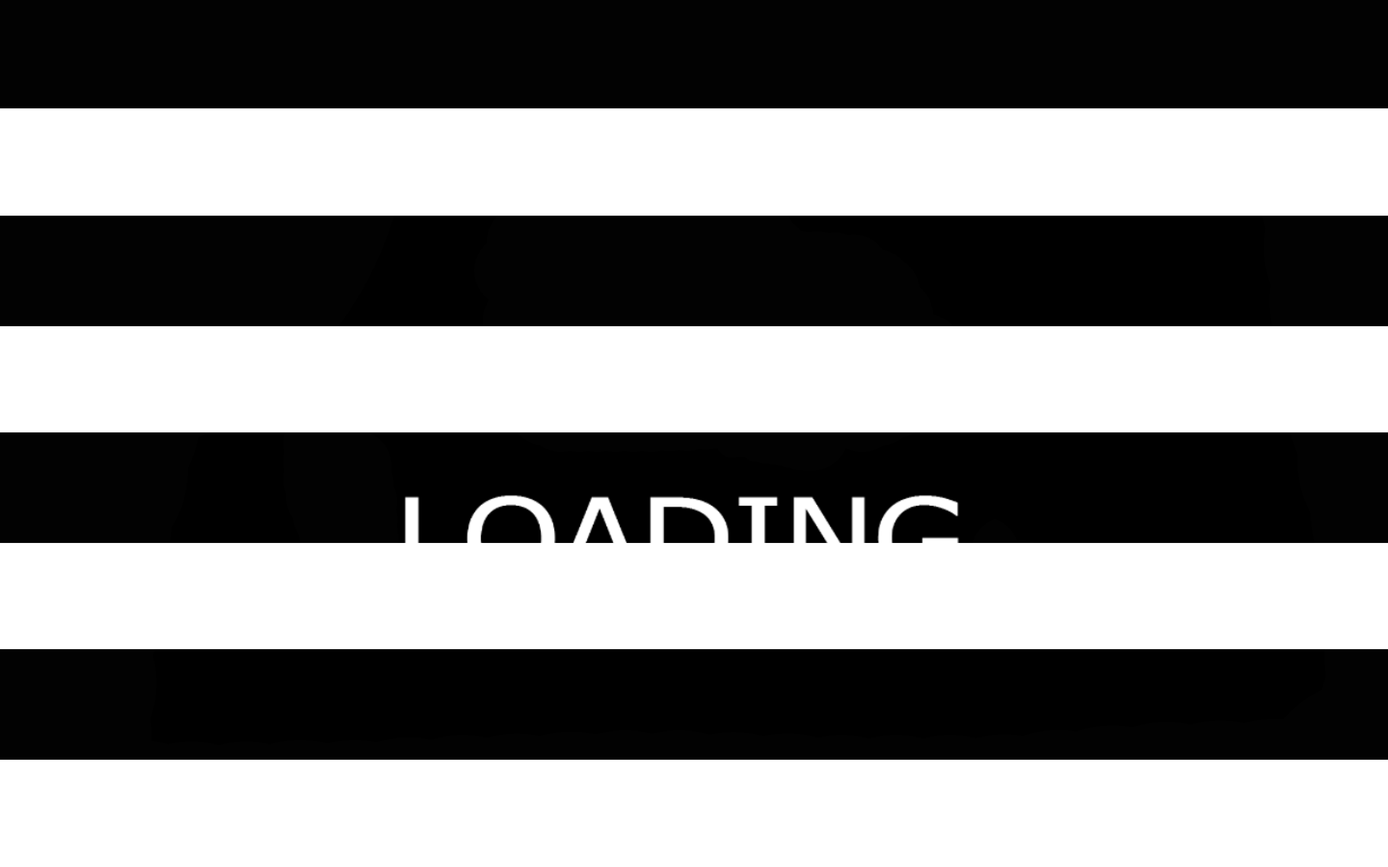
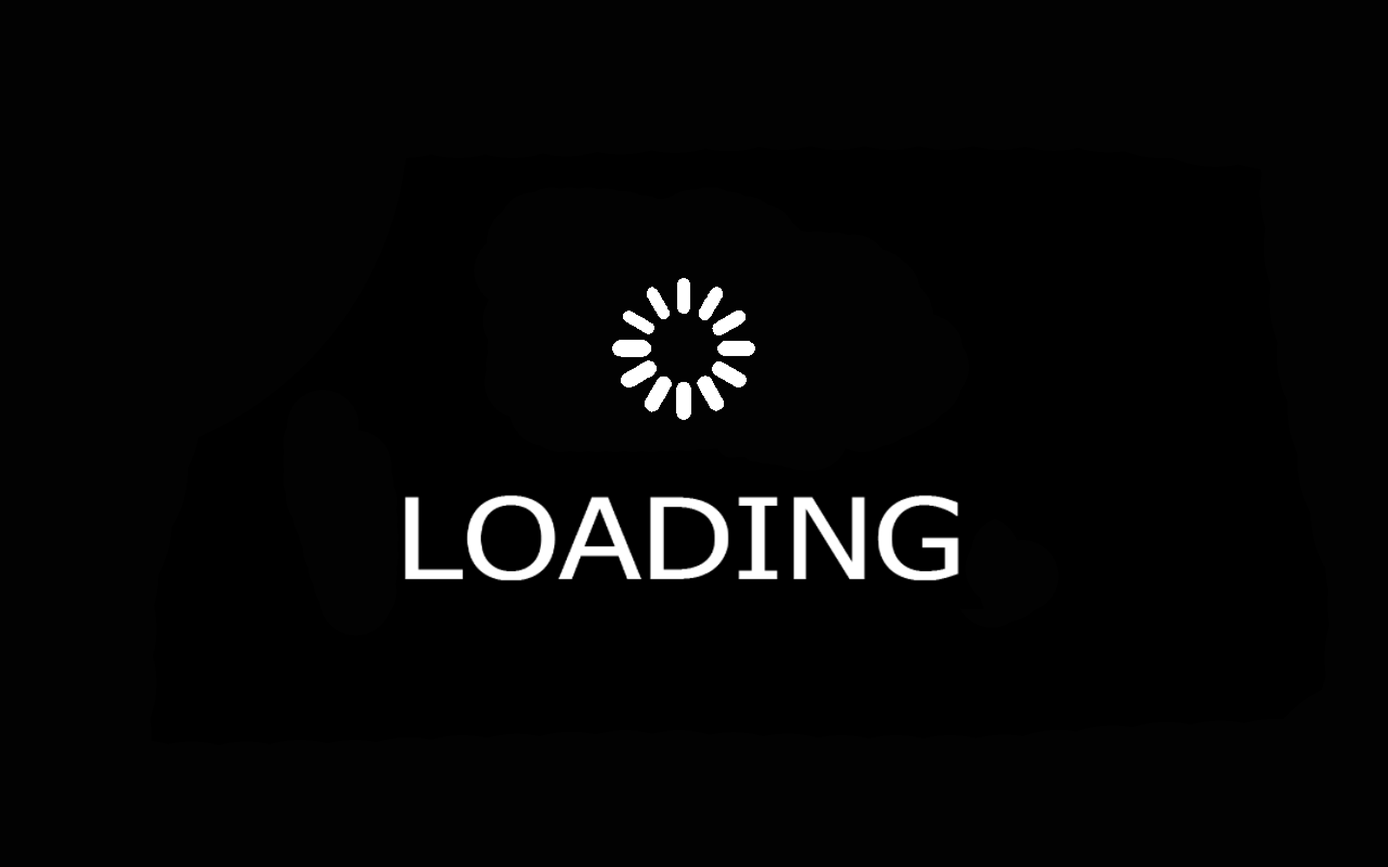
Layers edited between the first and the second w=1388, h=867 image:
moved "Left" above "Right", painted on it over [0,108,1388,650]
showed "Right", painted on it over [0,108,1388,867]
renamed "Layer 0" to "Loading", showed it, painted on it over [0,108,1388,867]
